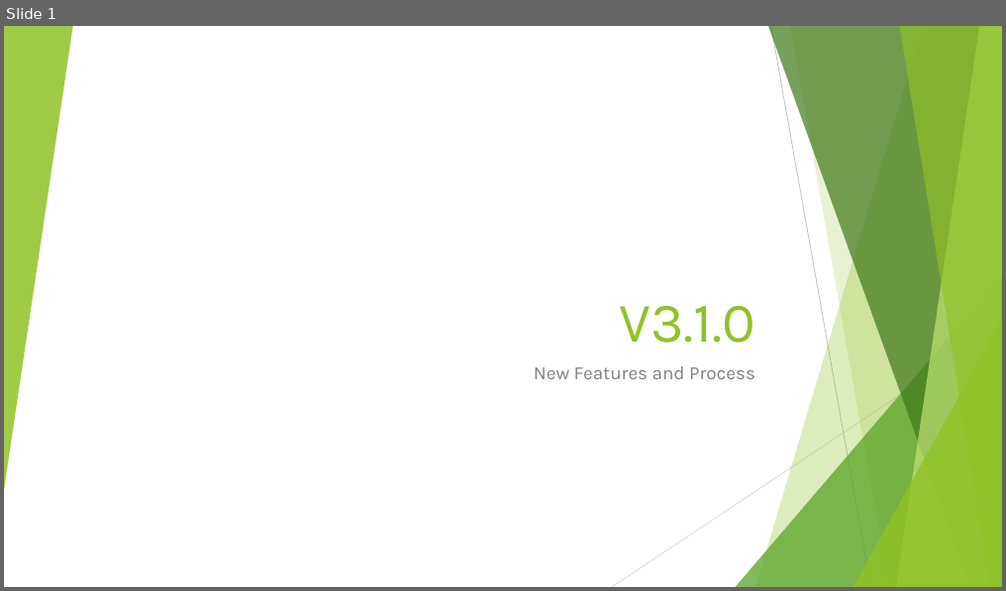
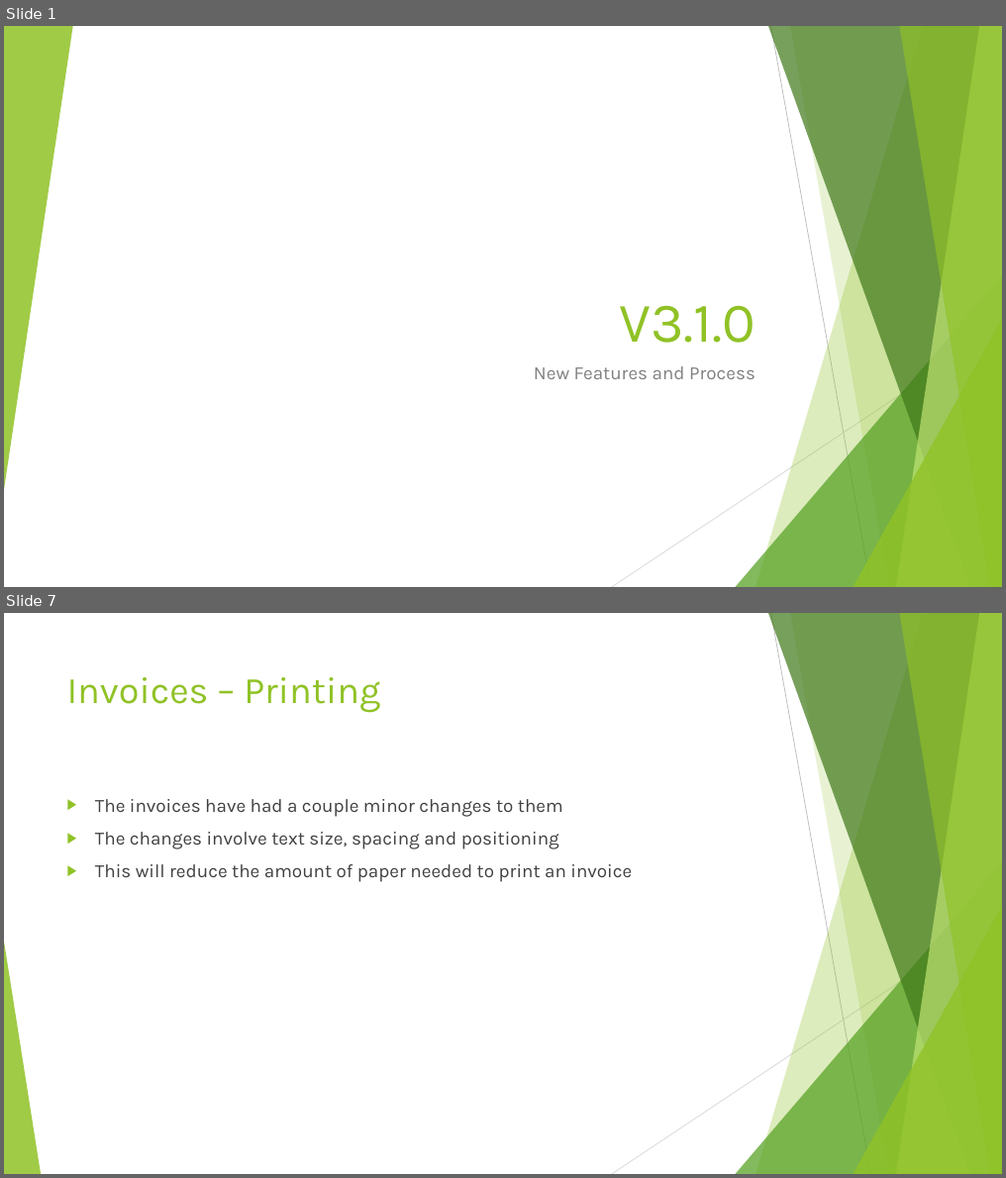
Before and after one commit to SweetSpotProShop/SweetSpot-Documentation, a slide deck: Release Powerpoints/V3.1.0 - WIP.pptx. Shown one above the other, each under a label of ours: slide 1 before the commit, slides 1 and 7 after it; the slides between them are not shown. The pictures are 1006x591 and 1006x1178 pixels, drawn with LibreOffice and Linux fonts; fonts in the diff are those of the drawing. Boxes give left, top, right and bottom in pixels: in the first picture for what was removed or moved away, otherwise in the second. Text is boxed around its words. In the diff, an @@ line names an element or a change of style, - is before the commit and + after.

```diff
--- a/Release Powerpoints/V3.1.0 - WIP.pptx
+++ b/Release Powerpoints/V3.1.0 - WIP.pptx
@@ slide 7 added at (x1=4, y1=613, x2=1002, y2=1174), background #FFFFFF; not listed: 9 template elements that a slide beside it also shows @@
@@ title added at (x1=67, y1=677, x2=380, y2=713), 36 pt, text #90C226 @@
+Invoices – Printing
@@ text added at (x1=95, y1=799, x2=632, y2=882), 18 pt, text #404040 @@
+▶ The invoices have had a couple minor changes to them
+▶ The changes involve text size, spacing and positioning
+▶ This will reduce the amount of paper needed to print an invoice
@@ triangle added at (x1=4, y1=942, x2=41, y2=1174), fill #90C226 at 85% opacity @@
```
Also in this commit, not shown: 7 other slides added, 1 slide removed, 3 other files.
